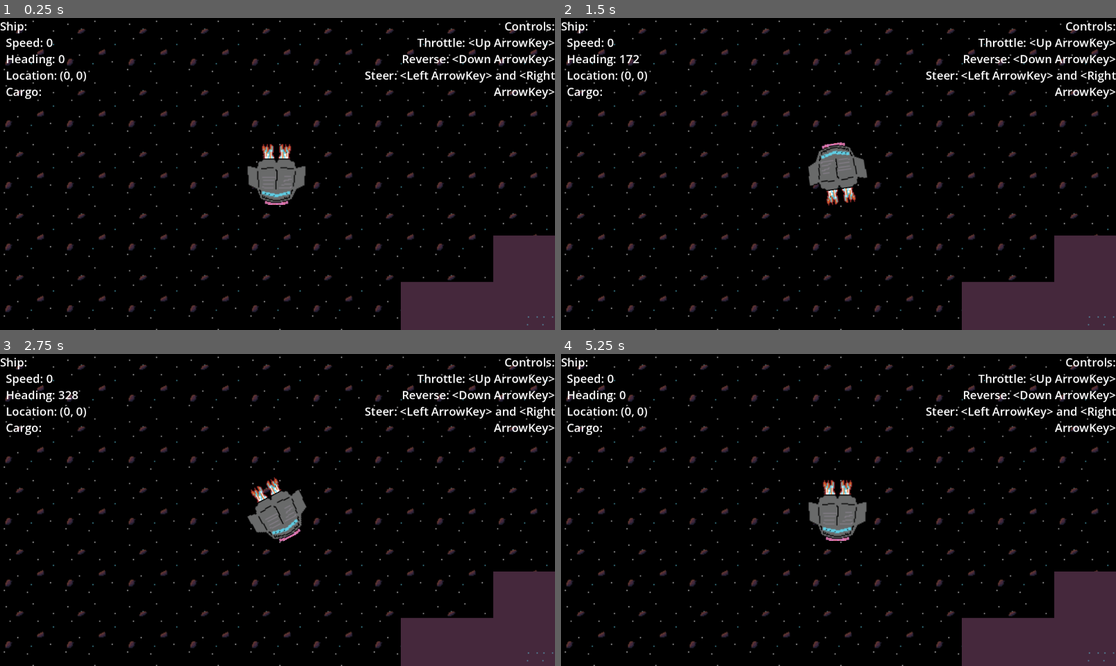
Above: before the commit, frames 1-4 (two rows, left to right).
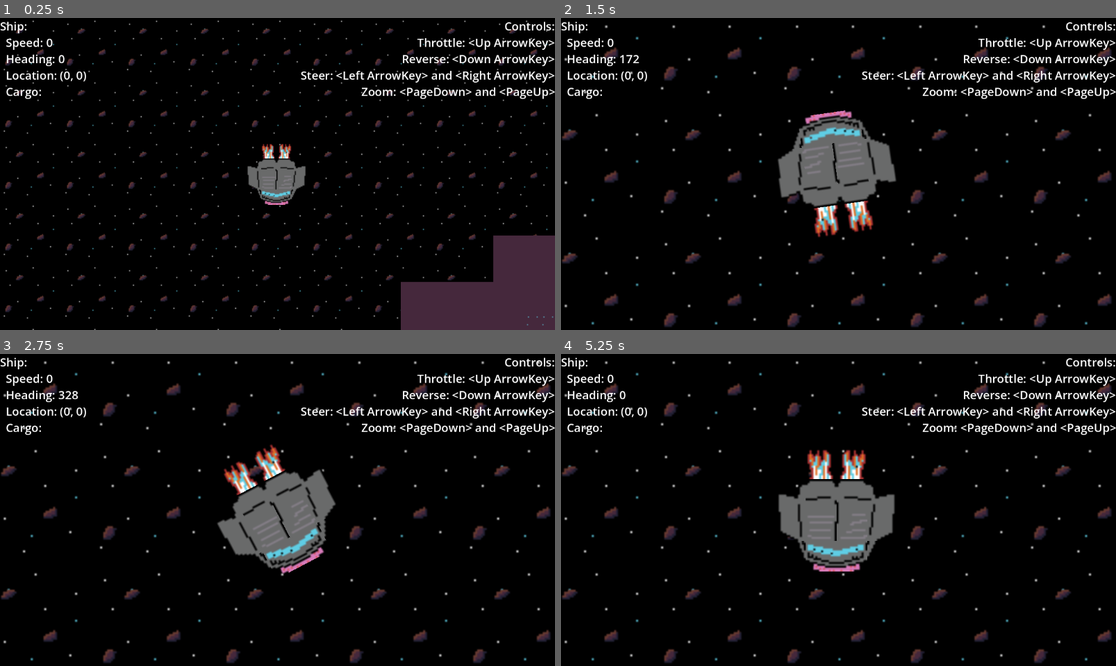
Above: after the commit, the same moments.

Repository: bingecraft-net/sandbox
Game: Godot game, scene res://node_2d.tscn
Same seed, same stepped clock (60 frames per second), same inputs: the game is played once before the commit and once after it.
Inputs:
- Up to frame 1 (0.25 s): no input
- Up to frame 2 (1.5 s): tap Enter at 0.5 s; hold Right (ui_right) 0.53-1.28 s; hold Page Down (ui_page_down) from 1.28 s (still down)
- Up to frame 3 (2.75 s): tap Space at 2 s; release Page Down (ui_page_down) at 2.03 s; hold Right (ui_right) from 2.03 s (still down)
- Up to frame 4 (5.25 s): release Right (ui_right) at 2.78 s; hold Page Up (ui_page_up) 2.78-3.53 s; tap Enter at 3.5 s; hold Left (ui_left) 3.53-5.03 s; hold Page Down (ui_page_down) from 5.03 s (still down)

The runs differ from the first frame. In frame 1, 1.2% of the frame differs, in the area x 54-100%, y 16-27%; in frame 2, 17%, in the area x 0-100%, y 0-100%; in frame 3, 17%; in frame 4, 17%.

Commit message:
add camera zoom controls

Diff:
--- /dev/null
+++ b/camera_2d.gd
@@ -0,0 +1,14 @@
+extends Camera2D
+
+
+# Called when the node enters the scene tree for the first time.
+func _ready() -> void:
+	pass # Replace with function body.
+
+
+# Called every frame. 'delta' is the elapsed time since the previous frame.
+func _process(delta: float) -> void:
+	if Input.is_action_just_pressed("ui_page_down"):
+		zoom *= 2
+	if Input.is_action_just_pressed("ui_page_up"):
+		zoom /= 2
--- a/node_2d.tscn
+++ b/node_2d.tscn
@@ -6,6 +6,7 @@
 [ext_resource type="Texture2D" uid="uid://dcwsp8qcna0cw" path="res://sprite/Parallax-Rock.png" id="3_kdubu"]
 [ext_resource type="Texture2D" uid="uid://cqdq4p0sgcnw3" path="res://sprite/Sprite-0002.png" id="4_0hol4"]
 [ext_resource type="Texture2D" uid="uid://cb2gxxu7lgxih" path="res://sprite/Sprite-0003.png" id="5_q6r6c"]
+[ext_resource type="Script" uid="uid://dcxet4k02kvew" path="res://camera_2d.gd" id="7_d21ai"]
 
 [sub_resource type="TileSetAtlasSource" id="TileSetAtlasSource_0e48y"]
 texture = ExtResource("1_wtcfe")
@@ -93,6 +94,7 @@
 
 [node name="Camera2D" type="Camera2D" parent="RigidBody2D" unique_id=7131899]
 zoom = Vector2(2, 2)
+script = ExtResource("7_d21ai")
 
 [node name="CollisionShape2D" type="CollisionShape2D" parent="RigidBody2D" unique_id=788019535]
 shape = SubResource("CircleShape2D_wtcfe")
@@ -113,12 +115,12 @@
 offset_bottom = 536.0
 bbcode_enabled = true
 
-[node name="RichTextLabel2" type="RichTextLabel" parent="CanvasLayer/Control" unique_id=1917671431]
+[node name="RichTextLabel-Controls" type="RichTextLabel" parent="CanvasLayer/Control" unique_id=1917671431]
 layout_mode = 1
 anchors_preset = 1
 anchor_left = 1.0
 anchor_right = 1.0
-offset_left = -508.0
+offset_left = -1107.0
 offset_bottom = 465.0
 grow_horizontal = 0
 bbcode_enabled = true
@@ -126,5 +128,6 @@
 Throttle: <Up ArrowKey>
 Reverse: <Down ArrowKey>
 Steer: <Left ArrowKey> and <Right ArrowKey>
+Zoom: <PageDown> and <PageUp>
 [/font_size]"
 horizontal_alignment = 2
Not shown, added: camera_2d.gd.uid
